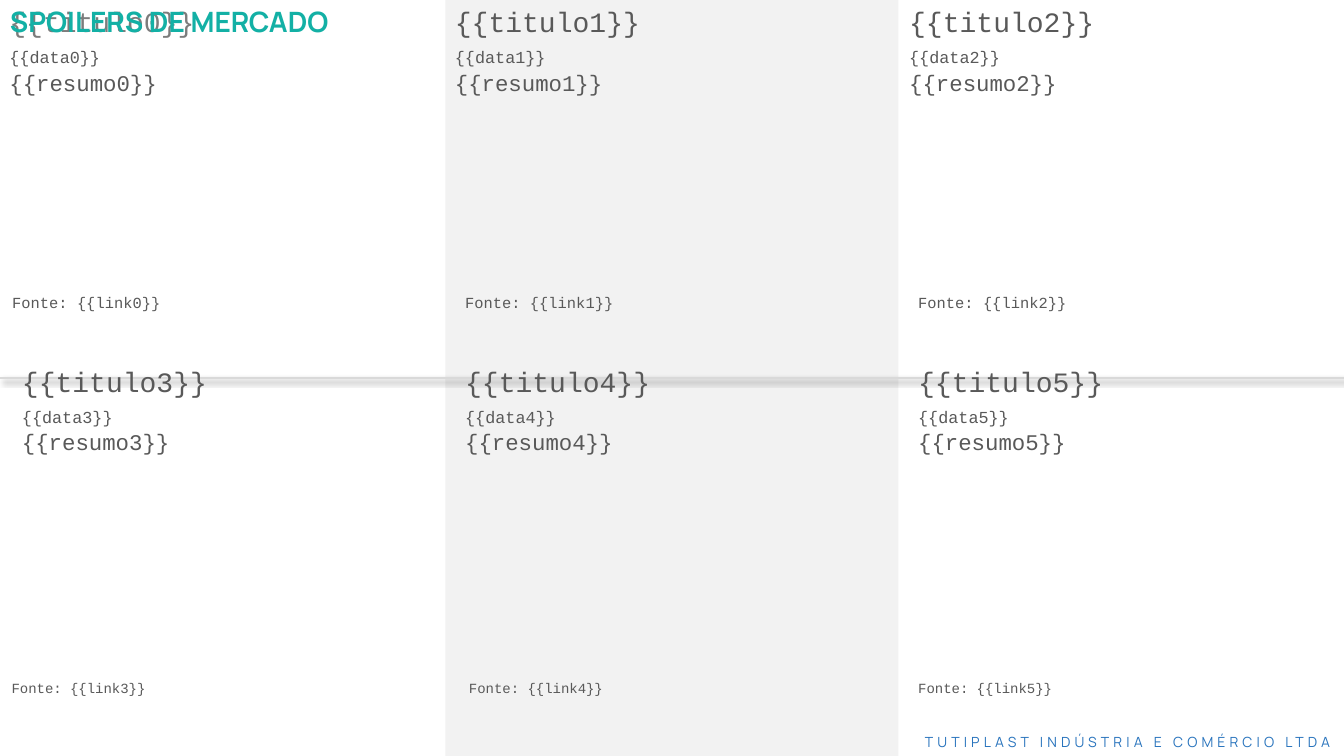
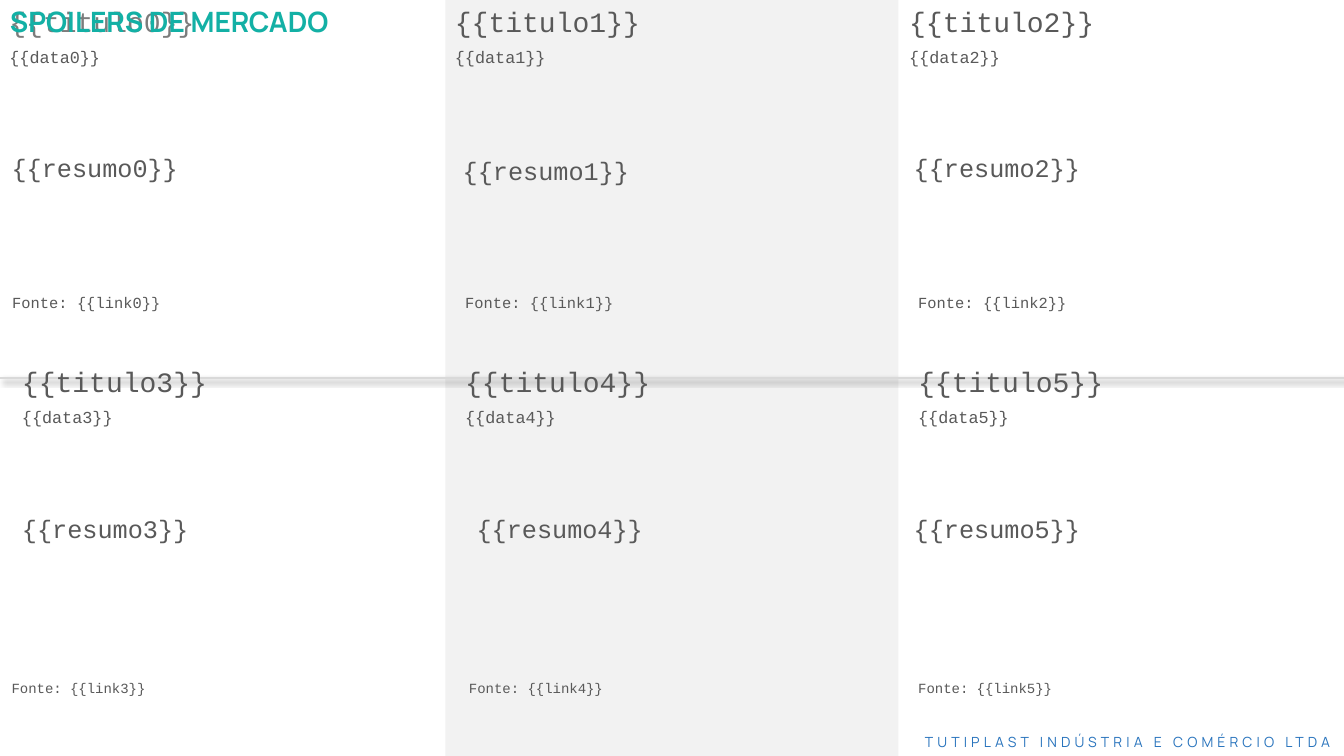
Before and after one commit to kamilypl/API-Python, a slide deck: slide 1 of template.pptx. Drawn at 1344x756 pixels with LibreOffice and Linux fonts; fonts in the diff are those of the drawing. Boxes give left, top, right and bottom in pixels: in the first picture for what was removed or moved away, otherwise in the second. Text is boxed around its words. In the diff, an @@ line names an element or a change of style, - is before the commit and + after.

Commit message:
deploy

```diff
--- a/template.pptx
+++ b/template.pptx
@@ text at [9, 51, 100, 67]: text changed; size 16 to 12 pt @@
-{{data0}}
-{{resumo0}}
+{{data0}}
@@ text at [455, 51, 546, 67]: text changed; size 16 to 12 pt @@
-{{data1}}
-{{resumo1}}
+{{data1}}
@@ text at [909, 51, 1000, 67]: text changed; size 16 to 12 pt @@
-{{data2}}
-{{resumo2}}
+{{data2}}
@@ text added at [12, 159, 178, 182], 18 pt, text #595959 @@
+{{resumo0}}
@@ text added at [463, 162, 629, 185], 18 pt, text #595959 @@
+{{resumo1}}
@@ text added at [914, 159, 1080, 182], 18 pt, text #595959 @@
+{{resumo2}}
@@ text at [22, 411, 113, 427]: text changed; size 16 to 12 pt @@
-{{data3}}
-{{resumo3}}
+{{data3}}
@@ text at [465, 411, 556, 427]: text changed; size 16 to 12 pt @@
-{{data4}}
-{{resumo4}}
+{{data4}}
@@ text at [918, 411, 1009, 427]: text changed; size 16 to 12 pt @@
-{{data5}}
-{{resumo5}}
+{{data5}}
@@ text added at [22, 520, 188, 543], 18 pt, text #595959 @@
+{{resumo3}}
@@ text added at [477, 520, 643, 543], 18 pt, text #595959 @@
+{{resumo4}}
@@ text added at [914, 520, 1080, 543], 18 pt, text #595959 @@
+{{resumo5}}
```
